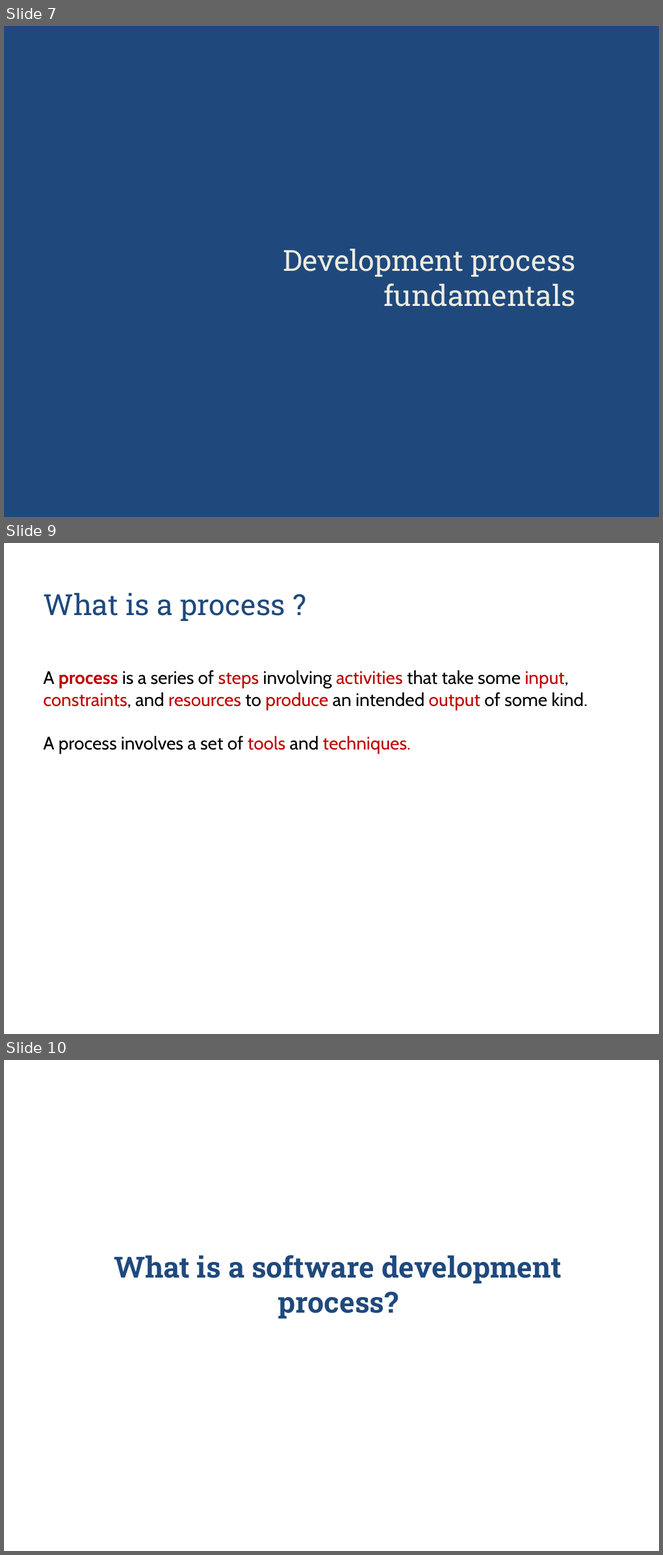
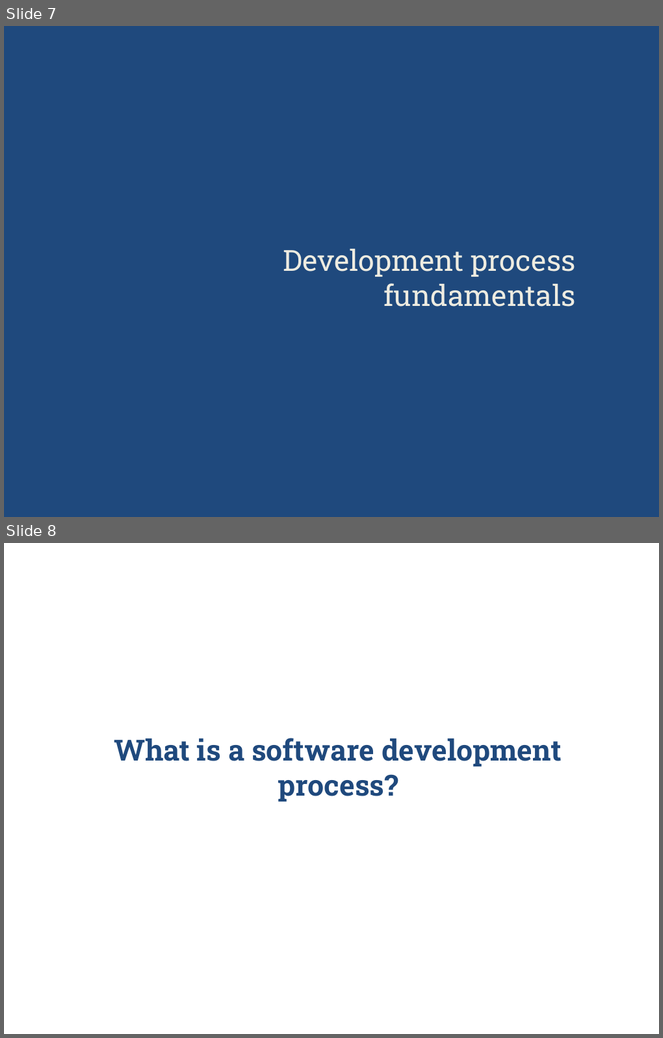
Before and after one commit to zarras/myy803-slides, a slide deck: 2-SoftEng-DevelopmentProcess.ppt. Shown one above the other, each under a label of ours: slides 7, 9 and 10 before the commit, slides 7 and 8 after it; the slides between them are not shown. The pictures are 663x1555 and 663x1038 pixels, drawn with LibreOffice and Linux fonts; fonts in the diff are those of the drawing. Boxes give left, top, right and bottom in pixels: in the first picture for what was removed or moved away, otherwise in the second. Text is boxed around its words. In the diff, an @@ line names an element or a change of style, - is before the commit and + after.

```diff
--- a/2-SoftEng-DevelopmentProcess.ppt
+++ b/2-SoftEng-DevelopmentProcess.ppt
@@ slide 9 removed at <box>4,543,659,1034</box>, background #FFFFFF @@
@@ title removed at <box>43,593,285,621</box> @@
-What is a process ?
@@ text removed at <box>43,670,588,754</box> @@
-A process is a series of steps involving activities that take some input, constraints, and resources to produce an intended output of some kind.
-A process involves a set of tools and techniques.
@@ what was slide 10 is now slide 8 @@
```
Also in this commit, not shown: 3 slides changed, 3 other slides removed, 5 other files.
